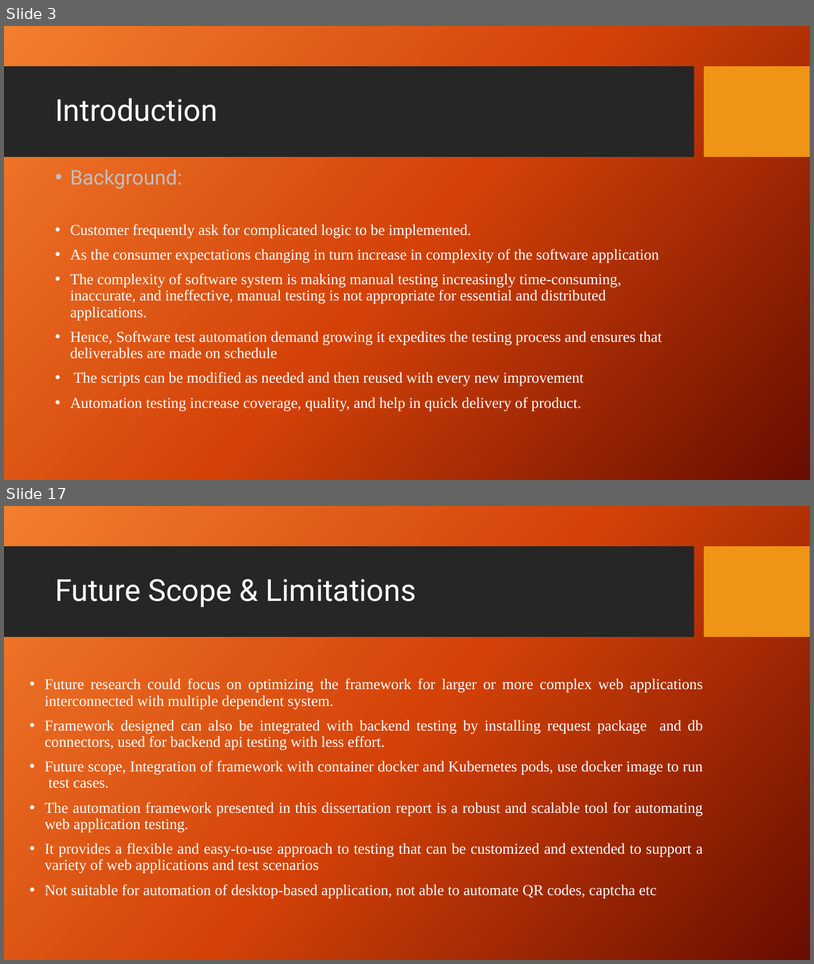
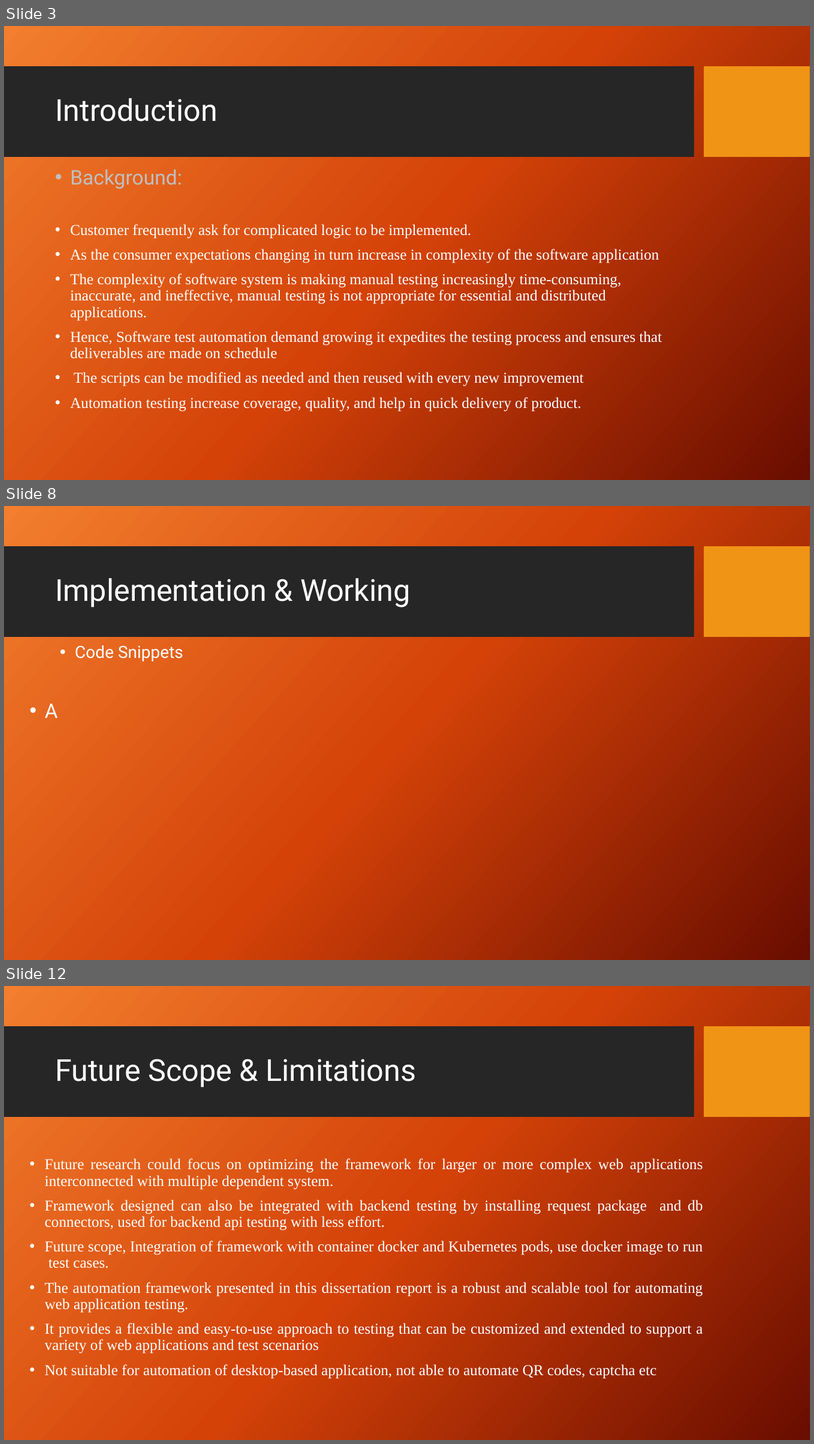
Before and after one commit to ShelkeAkshay-2022mt93331/dissertation, a slide deck: 7_Reports/3_Final_PPT/2022mt93331.pptx. Shown one above the other, each under a label of ours: slides 3 and 17 before the commit, slides 3, 8 and 12 after it; the slides between them are not shown. The pictures are 814x964 and 814x1444 pixels, drawn with LibreOffice and Linux fonts; fonts in the diff are those of the drawing; background and template pictures are left out. Boxes give left, top, right and bottom in pixels: in the first picture for what was removed or moved away, otherwise in the second. Text is boxed around its words. In the diff, an @@ line names an element or a change of style, - is before the commit and + after.

```diff
--- a/7_Reports/3_Final_PPT/2022mt93331.pptx
+++ b/7_Reports/3_Final_PPT/2022mt93331.pptx
@@ slide 8 added at bbox=[4, 506, 810, 960], background picture (left out); not listed: 2 template elements that a slide beside it also shows @@
@@ title added at bbox=[55, 578, 411, 607], 36 pt, text #FFFFFF @@
+Implementation & Working
@@ text added at bbox=[45, 645, 183, 718], 20 pt, text #FFFFFF @@
+  • Code Snippets
+• A
@@ what was slide 17 is now slide 12 @@
```
Also in this commit, not shown: 6 slides changed, 3 other slides added, 9 slides removed.
